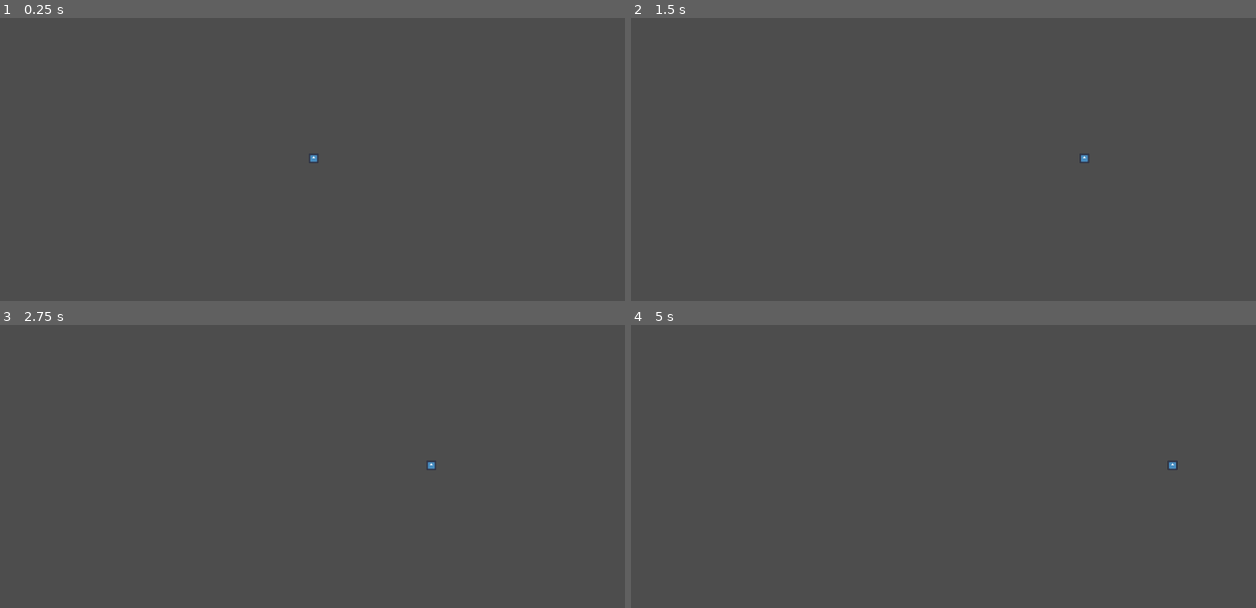
Above: before the commit, frames 1-4 (two rows, left to right).
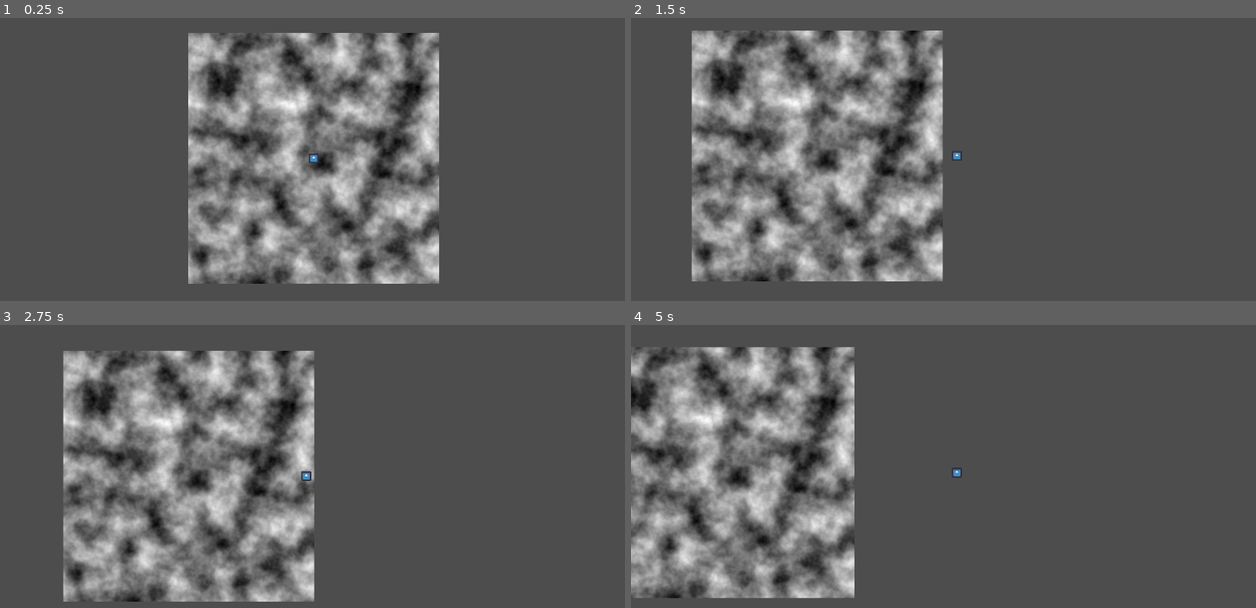
Above: after the commit, the same moments.

Repository: ICICLE-Studios/Soul-of-Nature
Game: Godot game, scene res://scenes/level.tscn
Two runs of this game, one before a commit and one after it. Both use one fixed random seed, a clock stepped at 60 frames per second and the inputs below. The engine's default icon, where the game draws it, is replaced by a stand-in: a white triangle on a blue panel in a dark square.
Inputs (mouse positions are in pixels of both pictures, inside the frame that each line leads up to):
- Up to frame 1 (0.25 s): no input
- Up to frame 2 (1.5 s): tap Enter (ui_accept) at 0.5, 0.77 s; move the mouse to (1081, 139) at 0.52 s; hold Right (ui_right) from 0.53 s (still down); move the mouse to (818, 176) at 1.27 s
- Up to frame 3 (2.75 s): tap Enter (ui_accept) at 1.52 s; move the mouse to (375, 387) at 2.02 s; release Right (ui_right) at 2.03 s; hold Left (ui_left) from 2.03 s (still down)
- Up to frame 4 (5 s): move the mouse to (912, 537) at 2.77 s; release Left (ui_left) at 2.78 s; hold Right (ui_right) 2.78-4.28 s; tap Enter (ui_accept) at 3.02, 3.77, 4.52 s; move the mouse to (1131, 517) at 3.52 s; move the mouse to (756, 412) at 4.27 s; hold Left (ui_left) from 4.28 s (still down)

The runs differ from the first frame. In frame 1, 26% of the frame differs, in the area x 30-71%, y 5-94%; in frame 2, 26%, in the area x 9-74%, y 4-94%; in frame 3, 26%; in frame 4, 23%.

Commit message:
Camera look initial iteration

Diff:
--- a/scenes/level.tscn
+++ b/scenes/level.tscn
@@ -1,20 +1,35 @@
-[gd_scene load_steps=4 format=3 uid="uid://brxejphnlvkkt"]
+[gd_scene load_steps=7 format=3 uid="uid://brxejphnlvkkt"]
 
+[ext_resource type="Script" path="res://scripts/player_camera.gd" id="1_2wegk"]
 [ext_resource type="Script" path="res://scenes/CharacterBody2D.gd" id="1_m2mmq"]
 [ext_resource type="Texture2D" uid="uid://b3ccojcrg4i4i" path="res://icon.svg" id="2_q725h"]
+
+[sub_resource type="FastNoiseLite" id="FastNoiseLite_vro0e"]
+
+[sub_resource type="NoiseTexture2D" id="NoiseTexture2D_qisxi"]
+noise = SubResource("FastNoiseLite_vro0e")
 
 [sub_resource type="CircleShape2D" id="CircleShape2D_yy7ra"]
 
 [node name="Level" type="Node2D"]
 
-[node name="Camera2D" type="Camera2D" parent="."]
+[node name="PlayerCamera" type="Camera2D" parent="."]
+script = ExtResource("1_2wegk")
 
-[node name="CharacterBody2D" type="CharacterBody2D" parent="."]
+[node name="Map" type="Node2D" parent="."]
+
+[node name="Sprite2D" type="Sprite2D" parent="Map"]
+texture = SubResource("NoiseTexture2D_qisxi")
+
+[node name="Player" type="CharacterBody2D" parent="."]
+unique_name_in_owner = true
+motion_mode = 1
+platform_on_leave = 2
 script = ExtResource("1_m2mmq")
 
-[node name="CollisionShape2D" type="CollisionShape2D" parent="CharacterBody2D"]
+[node name="CollisionShape2D" type="CollisionShape2D" parent="Player"]
 shape = SubResource("CircleShape2D_yy7ra")
 
-[node name="Sprite2D" type="Sprite2D" parent="CharacterBody2D"]
+[node name="Sprite2D" type="Sprite2D" parent="Player"]
 scale = Vector2(-0.155, 0.155)
 texture = ExtResource("2_q725h")
--- /dev/null
+++ b/scripts/player_camera.gd
@@ -0,0 +1,29 @@
+class_name PlayerCamera
+extends Camera2D
+## Handles the main camera's movement.
+
+
+const mouse_look_range = 100.0
+
+@onready var player = %Player
+
+
+func _ready():
+	pass
+
+
+func _physics_process(delta):
+	var player_position = player.position
+	var mouse_position = get_viewport().get_mouse_position()
+	var window_size = get_viewport().size
+
+	var normalized_mouse_position_x = (float(mouse_position.x) - float(window_size.x / 2)) / float(window_size.x)
+	var normalized_mouse_position_y = (float(mouse_position.y) - float(window_size.y / 2)) / float(window_size.y)
+
+	var mouse_look = Vector2(
+			normalized_mouse_position_x * mouse_look_range,
+			normalized_mouse_position_y * mouse_look_range)
+
+	var target_camera_position = player_position + mouse_look
+
+	position = target_camera_position
